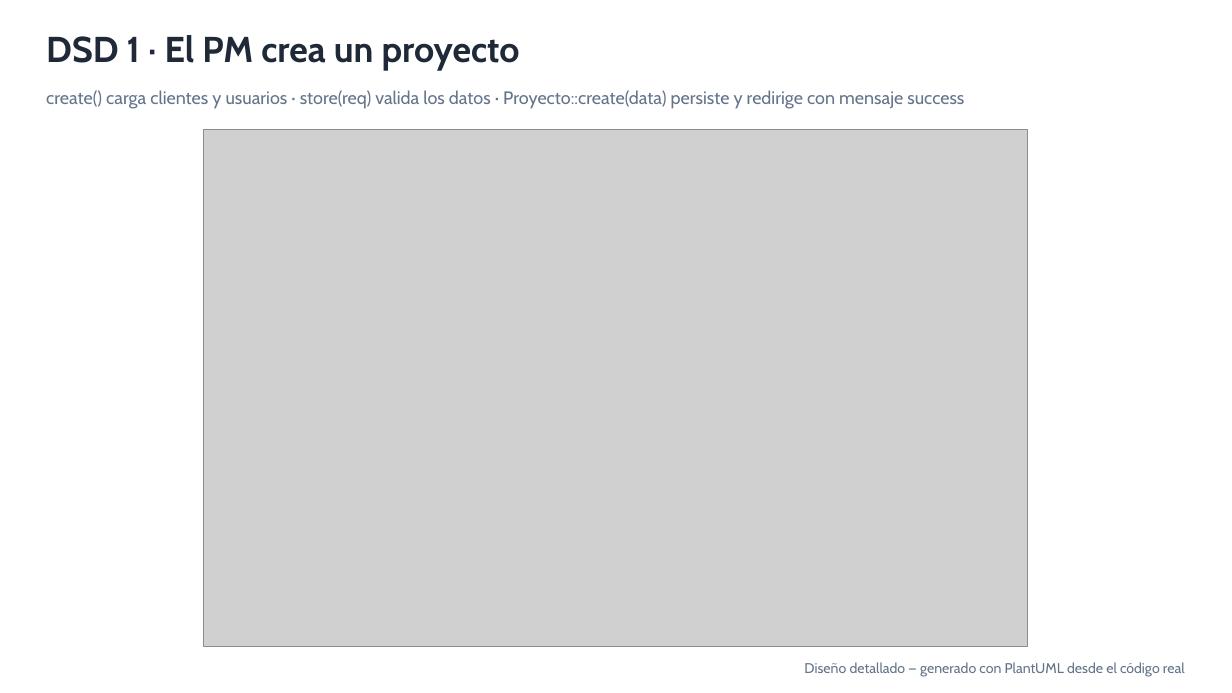
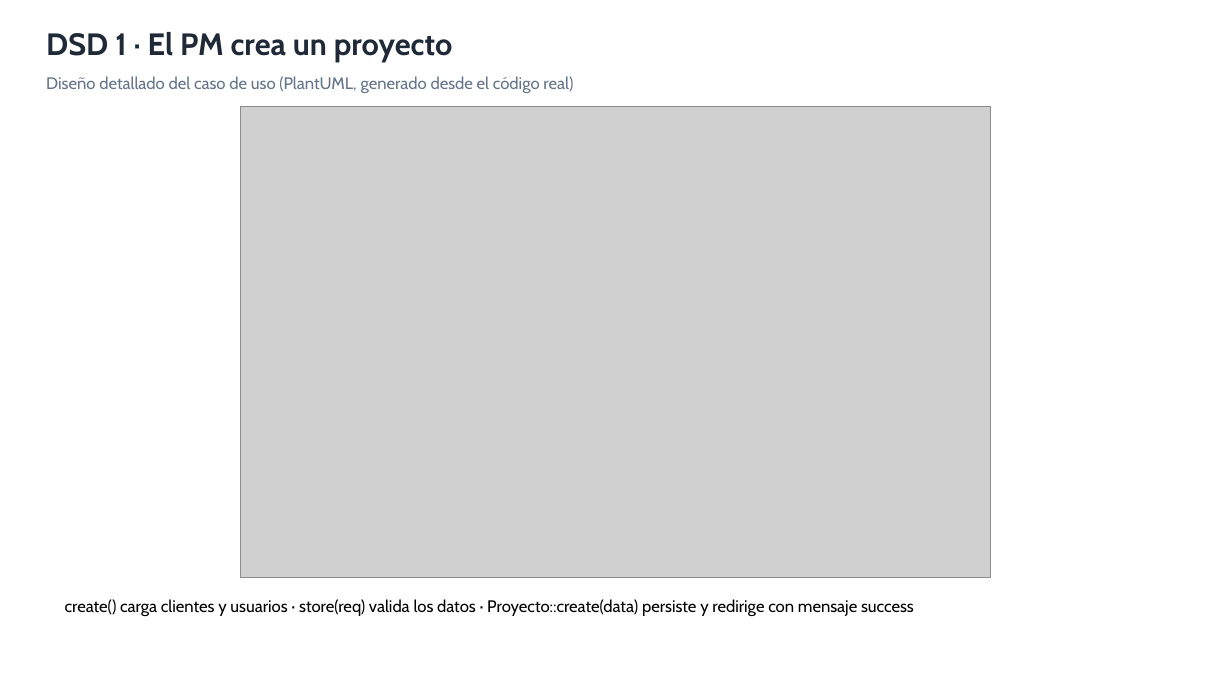
Before and after one commit to DanielOjeda25/sistema, a slide deck: slide 2 of docs/presentacion/CRUZNEGRA_DSD_CU_Reales.pptx. Drawn at 1232x693 pixels with LibreOffice and Linux fonts; fonts in the diff are those of the drawing; grey boxes stand for pictures. Boxes give left, top, right and bottom in pixels: in the first picture for what was removed or moved away, otherwise in the second. Text is boxed around its words. In the diff, an @@ line names an element or a change of style, - is before the commit and + after.

```diff
--- a/docs/presentacion/CRUZNEGRA_DSD_CU_Reales.pptx
+++ b/docs/presentacion/CRUZNEGRA_DSD_CU_Reales.pptx
@@ text "DSD 1 · El PM ..." at [46, 32, 453, 62]: size 28 to 24 pt @@
@@ text at [46, 76, 573, 93]: text changed; size 11 to 13 pt @@
-Diseño detallado — generado con PlantUML desde el código real
+Diseño detallado del caso de uso (PlantUML, generado desde el código real)
@@ picture: place and size @@
-picture at [204, 129, 1028, 647]
+picture at [241, 106, 992, 578]
@@ text "create() carga clientes y usuarios ...": place and size @@
-text "create() carga clientes y usuarios ..." at [46, 90, 964, 109]
+text "create() carga clientes y usuarios ..." at [65, 599, 914, 616]
@@ text "create() carga clientes y usuarios ..." at [65, 599, 914, 616]: size 14 to 13 pt, text colour #64748B to #000000; vertical alignment middle to top @@
```
Also in this commit, not shown: 6 other slides changed, 20 slides added, 6 slides removed, 1 other file.
